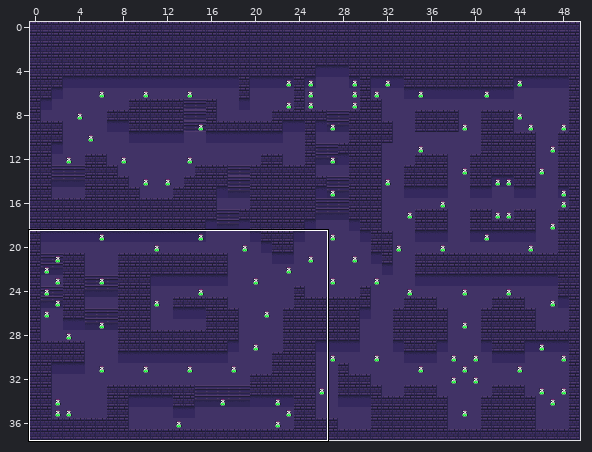
Tiled map -- MapaJuego/TileSet/Level3.tmx. The picture above shows the old version from afar; the outline marks the close-up.
Close-up. Before the commit:
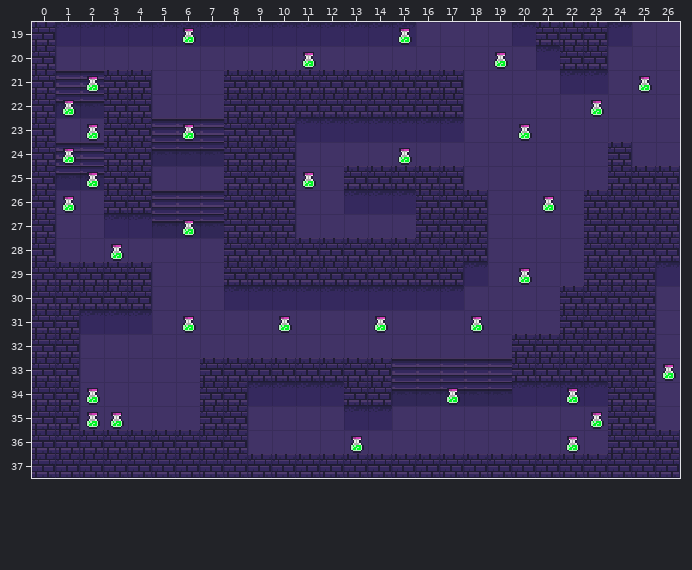
Cells are 16x16 px. Shown: x 0..26, y 19..37. The commit also changed other parts of the map, which this record leaves out.
The result:
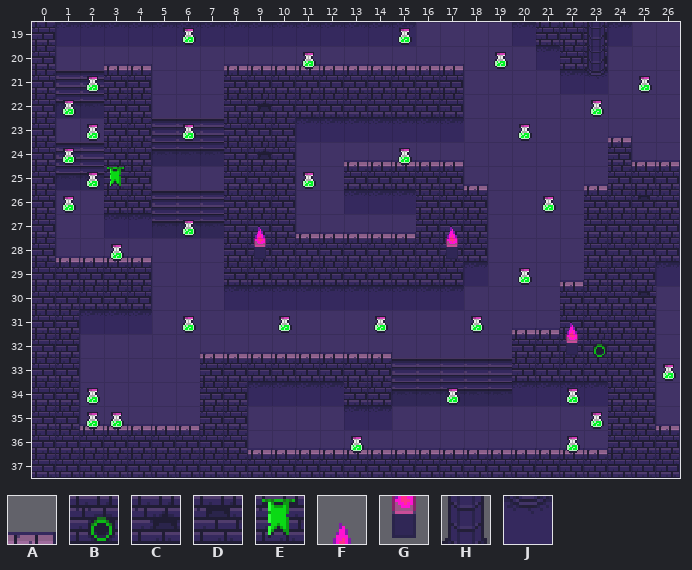
Key: from "Dungeon3": A 2, B 3, C 36, D 52, E 78, F 153, G 169, H 205, J 221.
_ is an empty cell.
Change:
Layer "TopesMuros":
The author put tile A in row 20 at x 3 to 4 and 8 to 17; in row 23 at x 24; in row 24 at x 13 to 17 and 25 to 26; in row 25 at x 18 and 23; in row 27 at x 11 to 15; in row 28 at x 1 to 4.
The author put tile A in row 29 at x 22; in row 31 at x 20 to 21; in row 32 at x 7 to 14; in row 35 at x 2 to 6 and 26; in row 36 at x 9 to 23.
The author put tile B in row 32 at x 23.
The author put tile D in row 26 at x 25; in row 30 at x 25.
The author put tile E in row 25 at x 3.
The author put tile F in row 27 at x 9 and 17; in row 31 at x 22.
The author put tile G in row 28 at x 9 and 17; in row 32 at x 22.
Layer "monedas":
The author put tile C in row 22 at x 9; in row 24 at x 9.
The author put tile H in rows 19 to 20 at x 23.
The author put tile J in row 21 at x 23.
